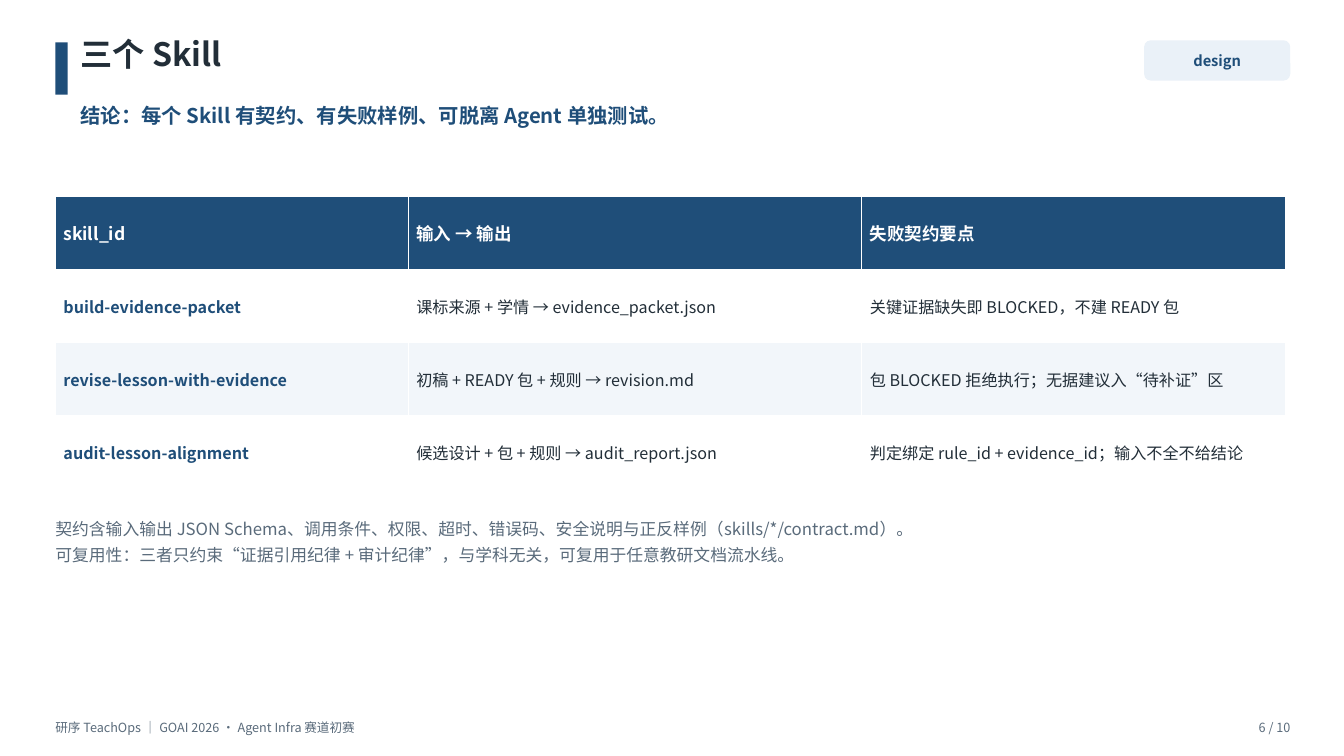
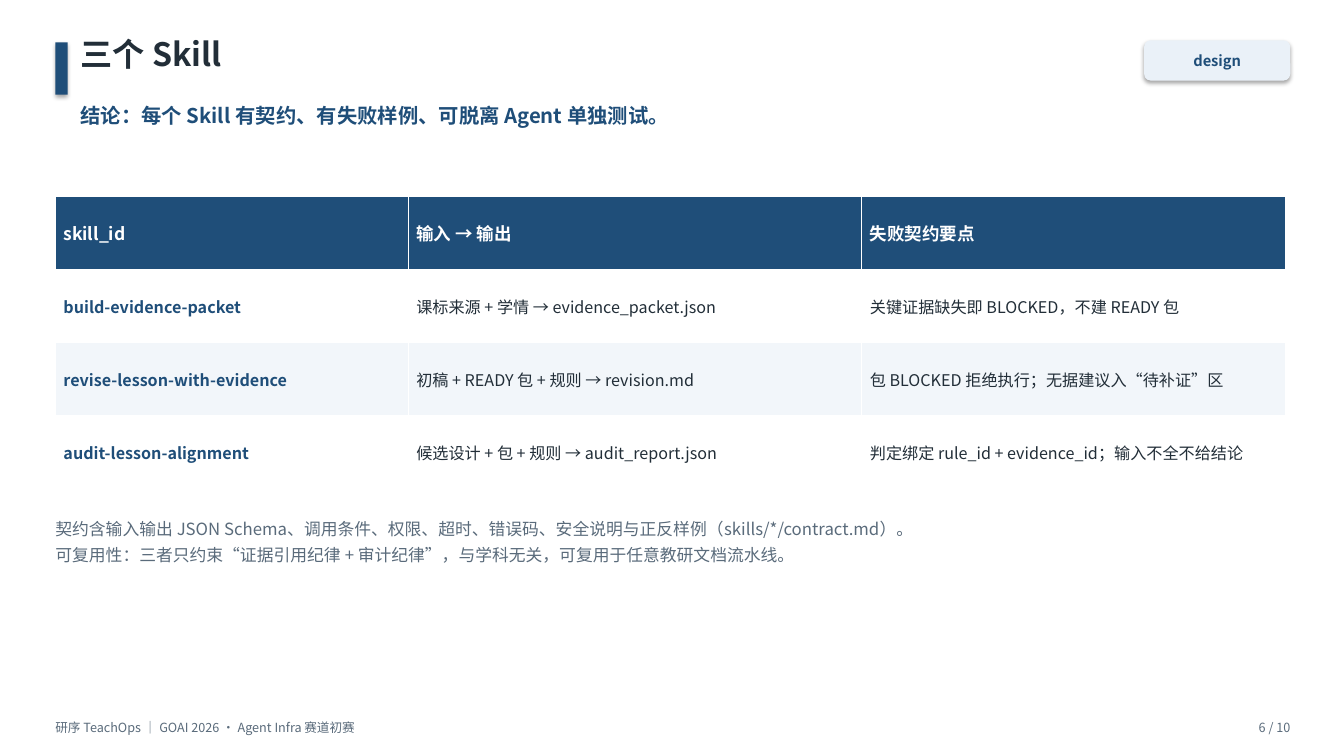
Before and after one commit to qrx-joe/TeachOps, a slide deck: slide 6 of submission/TeachOps_GOAI_初赛方案.pptx. Drawn at 1344x756 pixels with LibreOffice and Linux fonts; fonts in the diff are those of the drawing. Boxes give left, top, right and bottom in pixels: in the first picture for what was removed or moved away, otherwise in the second. Text is boxed around its words. In the diff, an @@ line names an element or a change of style, - is before the commit and + after.

```diff
--- a/submission/TeachOps_GOAI_初赛方案.pptx
+++ b/submission/TeachOps_GOAI_初赛方案.pptx
@@ rectangle at (x1=55, y1=42, x2=68, y2=95): shadow on @@
@@ rounded rectangle "design" at (x1=1144, y1=40, x2=1291, y2=81): shadow on @@
```
Also in this commit, not shown: 9 other slides changed, 20 other files.
